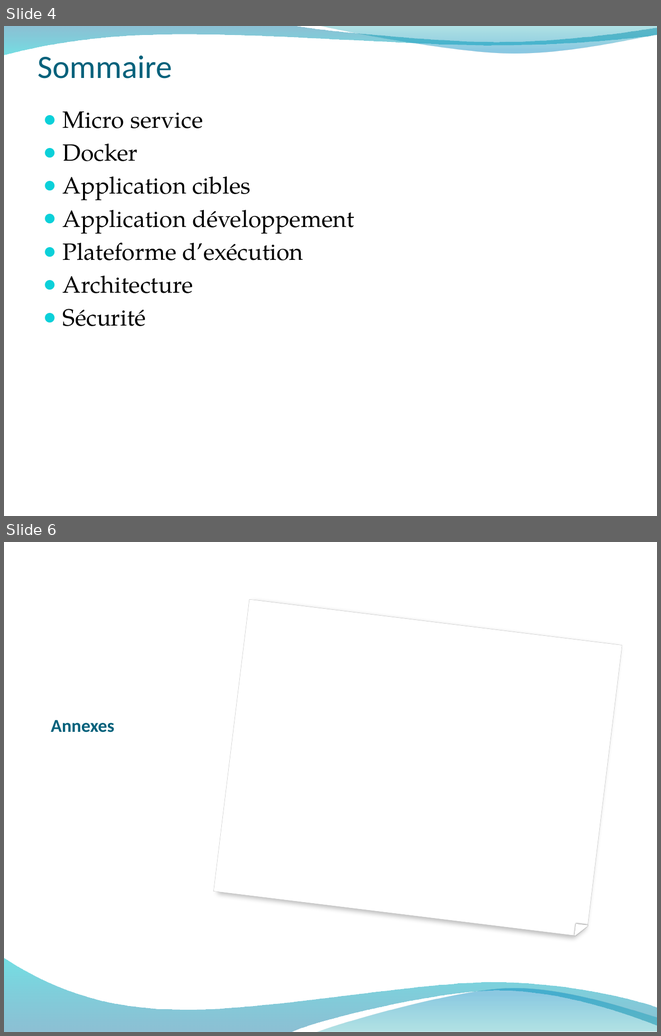
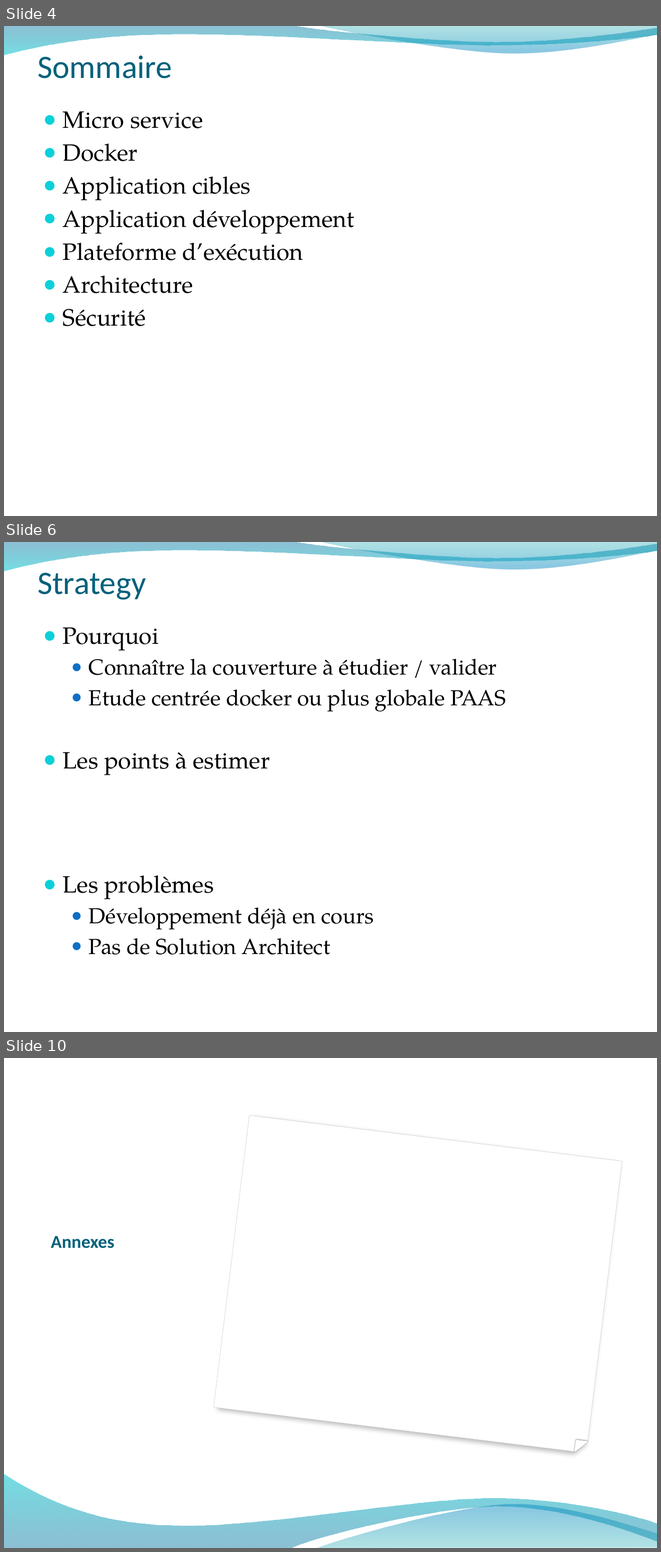
Before and after one commit to ygo74/microsvc, a slide deck: Documentation/Container Architecture.pptx. Shown one above the other, each under a label of ours: slides 4 and 6 before the commit, slides 4, 6 and 10 after it; the slides between them are not shown. The pictures are 661x1036 and 661x1552 pixels, drawn with LibreOffice and Linux fonts; fonts in the diff are those of the drawing; background and template pictures are left out. Boxes give left, top, right and bottom in pixels: in the first picture for what was removed or moved away, otherwise in the second. Text is boxed around its words. In the diff, an @@ line names an element or a change of style, - is before the commit and + after.

```diff
--- a/Documentation/Container Architecture.pptx
+++ b/Documentation/Container Architecture.pptx
@@ slide 6 added at [4, 542, 657, 1032], background picture (left out); not listed: 2 template elements that a slide beside it also shows @@
@@ title added at [37, 573, 146, 600], 36 pt, text #04617B @@
+Strategy
@@ text added at [63, 627, 506, 954], 24 pt, text #000000 @@
+● Pourquoi
+  ● Connaître la couverture à étudier / valider
+  ● Etude centrée docker ou plus globale PAAS
+● Les points à estimer
+● Les problèmes
+  ● Développement déjà en cours
+  ● Pas de Solution Architect
@@ what was slide 6 is now slide 10 @@
```
Also in this commit, not shown: 3 slides changed, 6 other slides added.
